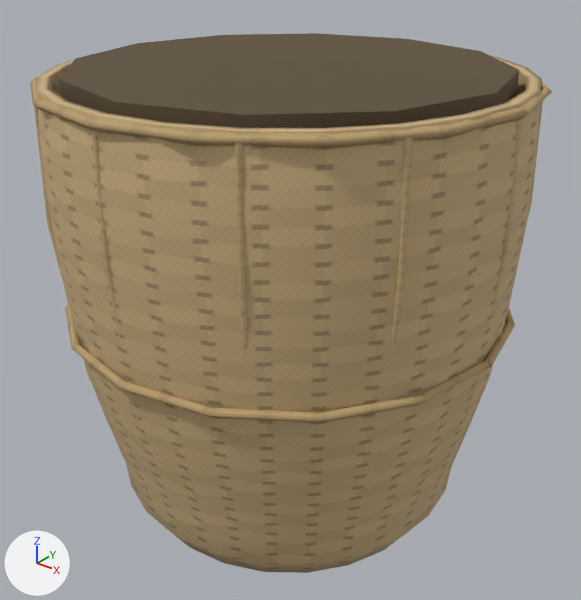
The glTF model assets/masters/native-v4/planter-base-v11.glb, before and after one commit.
The view is the same before and after, from a 50 mm camera at (0.346, -0.431, 0.428) aimed at (0.003, -0.002, 0.162). The axes (+X, +Y, +Z) are drawn at lower left. The lights are the same throughout. The picture after the commit comes second. Vertices at exactly the same position are counted once.

The first picture shows 'planter-base-v11'.
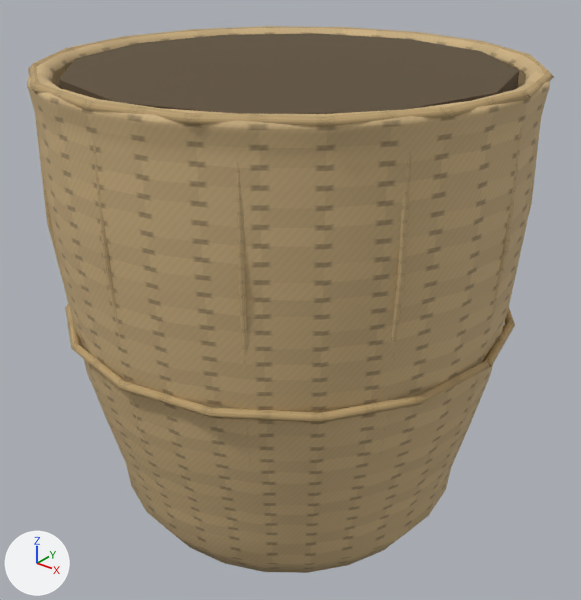
Boxes (x1, y1, x2, y2) around the edits, measured in the pictures (581 x 600 px; the box of a moved part takes in the faces that stretch with it):
'planter-base-v11', reshaped
    before: (30, 33, 552, 573)
    after: (27, 26, 554, 573)
part 1 of me_mesh_0, moved or reshaped
    before: (30, 59, 552, 148)
    after: (28, 26, 554, 127)
part 2 of me_mesh_0, built on
    before: (36, 56, 542, 292)
    after: (27, 28, 550, 292)

The change, as a list of edits to the scene's bpy script:
```text
Change me_mesh_0:
    used by ob_planter_base_v11; location = (0.0, 0.0, 0.0)
    remove me_mesh_0.from_pydata(...)  # 1059 vertices, 1992 faces; spans x -0.169..0.169, y -0.169..0.169, z 0.0..0.335
    add me_mesh_0.from_pydata(...)  # 1259 vertices, 2376 faces; spans x -0.169..0.169, y -0.169..0.169, z 0.0..0.338
    me_mesh_0 part 1: the loose piece of 70 vertices spanning x -0.169..0.169, y -0.169..0.169, z 0.322..0.329 is moved by (0.0, 0.0, 0.009)
    me_mesh_0 part 2: 63 vertices moved from x -0.166..0.166, y -0.166..0.166, z 0.287..0.33 to x -0.167..0.167, y -0.167..0.167, z 0.28..0.331; 25 vertices removed from x -0.164..0.164, y -0.164..0.164, z 0.33; 225 vertices added at x -0.169..0.169, y -0.169..0.169, z 0.315..0.338
```
